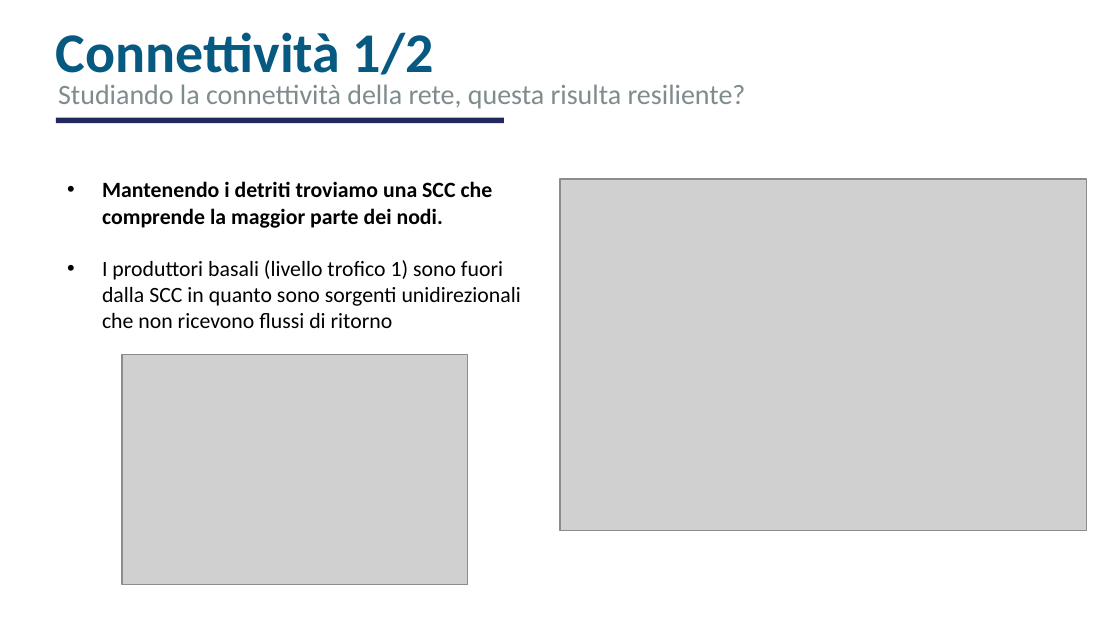
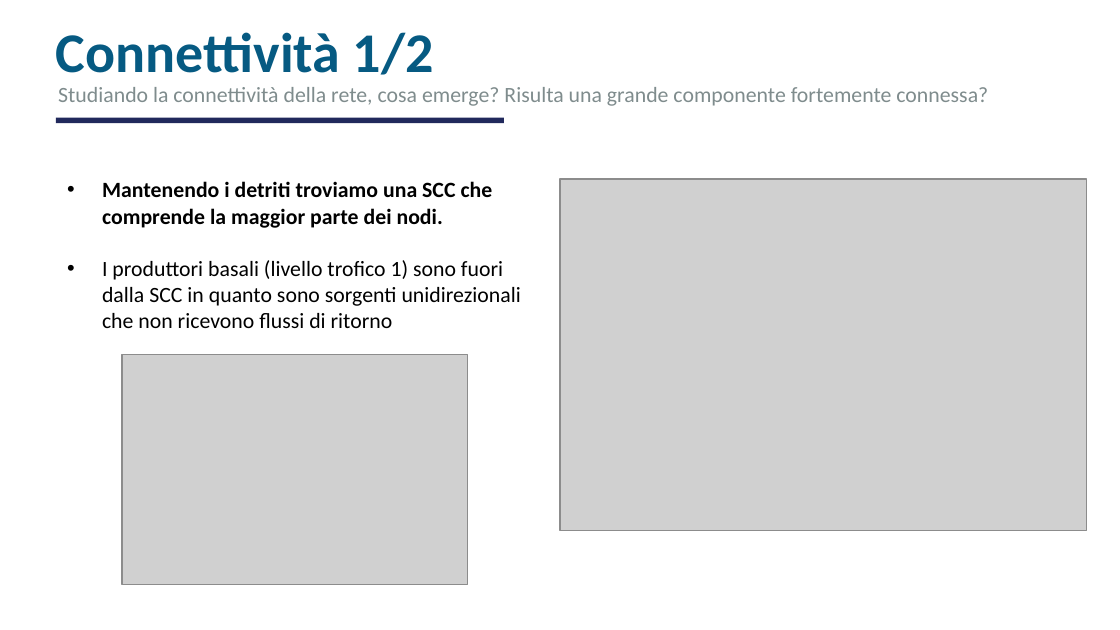
Before and after one commit to PatrikCavina/Florida-bay-food-web-analysis, a slide deck: slide 17 of florida_bay_food_web_presentation.pptx. Drawn at 1120x630 pixels with LibreOffice and Linux fonts; fonts in the diff are those of the drawing; grey boxes stand for pictures. Boxes give left, top, right and bottom in pixels: in the first picture for what was removed or moved away, otherwise in the second. Text is boxed around its words. In the diff, an @@ line names an element or a change of style, - is before the commit and + after.

```diff
--- a/florida_bay_food_web_presentation.pptx
+++ b/florida_bay_food_web_presentation.pptx
@@ text at [58,87,988,106]: text changed; size 18 to 14 pt @@
-Studiando la connettività della rete, questa risulta resiliente?
+Studiando la connettività della rete, cosa emerge? Risulta una grande componente fortemente connessa?
```
Also in this commit, not shown: 2 other slides changed, 2 other files.
